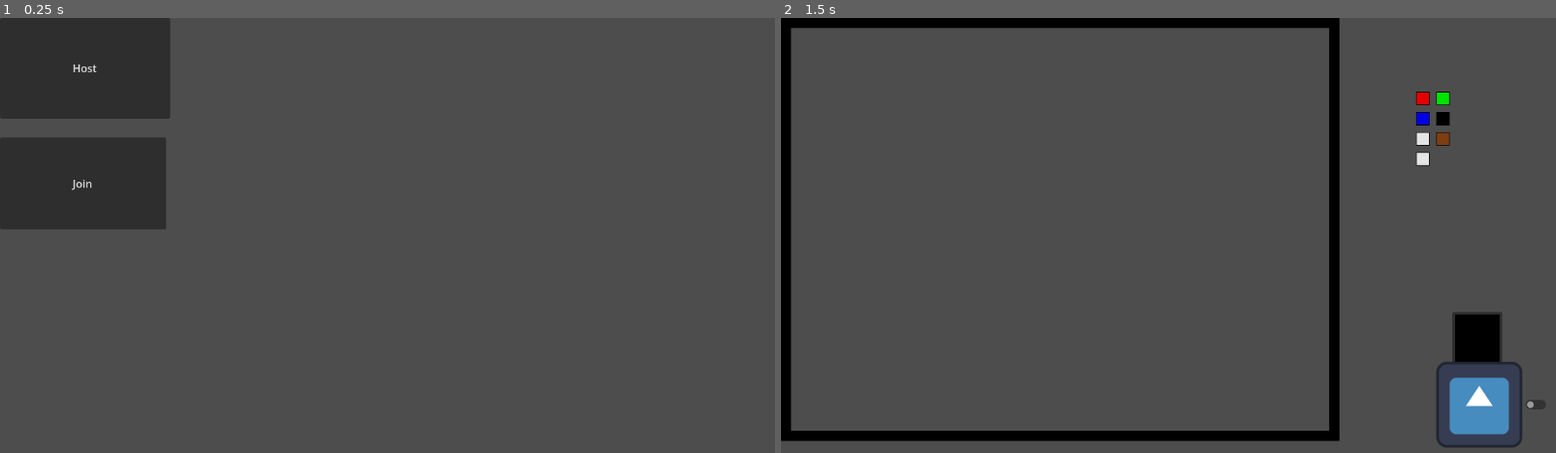
Above: before the commit, frames 1-2 (left to right).
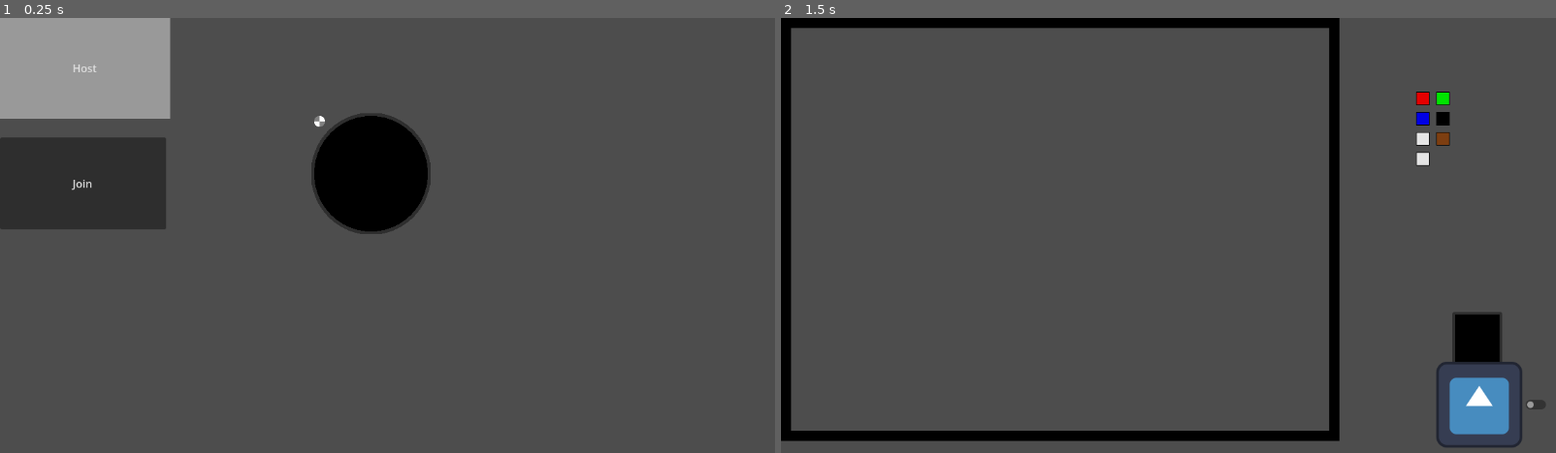
Above: after the commit, the same moments.

Repository: banana67676/Pitch-It-2025-2026
Game: Godot game, scene res://Scenes/Multiplayer Menu/Multiplayer_Menu.tscn
Two runs of this game, one before a commit and one after it. Both use one fixed random seed, a clock stepped at 60 frames per second and the inputs below. The engine's default icon, where the game draws it, is replaced by a stand-in: a white triangle on a blue panel in a dark square.
Inputs (mouse positions are in pixels of both pictures, inside the frame that each line leads up to):
- Up to frame 1 (0.25 s): no input
- Up to frame 2 (1.5 s): tap Enter at 0.5 s; move the mouse to (1339, 213) at 0.52 s; press the mouse at (1339, 213) at 0.53 s; release the mouse at (1339, 213) at 1.25 s; click "Host" at 1.25 s

The runs differ from the first frame. In frame 1, 8.5% of the frame differs, in the area x 0-56%, y 0-50%; in frame 2, nothing differs.

Commit message:
added a circle mask shader and applied it to the ColorPickerButton

Diff:
--- /dev/null
+++ b/Assets/Theme.tres
@@ -0,0 +1,7 @@
+[gd_resource type="Theme" load_steps=2 format=3 uid="uid://b7qrc55c1kxgl"]
+
+[sub_resource type="StyleBoxFlat" id="StyleBoxFlat_0nssd"]
+bg_color = Color(1.82897e-06, 0.672048, 0.779558, 1)
+
+[resource]
+ColorPickerButton/styles/normal = SubResource("StyleBoxFlat_0nssd")
--- /dev/null
+++ b/Assets/test_theme.tres
@@ -0,0 +1,6 @@
+[gd_resource type="Theme" load_steps=2 format=3 uid="uid://cvg5lo2itemby"]
+
+[sub_resource type="StyleBoxFlat" id="StyleBoxFlat_rbn7e"]
+
+[resource]
+Button/styles/normal = SubResource("StyleBoxFlat_rbn7e")
--- a/Scenes/Multiplayer Menu/Multiplayer_Menu.tscn
+++ b/Scenes/Multiplayer Menu/Multiplayer_Menu.tscn
@@ -1,7 +1,9 @@
-[gd_scene load_steps=3 format=3 uid="uid://bo3vx0ii1i20j"]
+[gd_scene load_steps=5 format=3 uid="uid://bo3vx0ii1i20j"]
 
 [ext_resource type="Script" path="res://Scenes/Multiplayer Menu/multiplayer_menu.gd" id="1_a2imu"]
 [ext_resource type="PackedScene" uid="uid://uusipllqkn41" path="res://Scenes/Multiplayer Menu/Player.tscn" id="2_r6qhr"]
+[ext_resource type="Theme" uid="uid://cvg5lo2itemby" path="res://Assets/test_theme.tres" id="3_s48ld"]
+[ext_resource type="PackedScene" uid="uid://cbndp01wsxkrr" path="res://UI/ColorPicker.tscn" id="4_aeojp"]
 
 [node name="Multiplayer_Menu" type="Node2D"]
 script = ExtResource("1_a2imu")
@@ -10,6 +12,7 @@
 [node name="Button" type="Button" parent="."]
 offset_right = 253.0
 offset_bottom = 150.0
+theme = ExtResource("3_s48ld")
 text = "Host
 "
 
@@ -23,5 +26,11 @@
 [node name="MultiplayerSpawner" type="MultiplayerSpawner" parent="."]
 spawn_path = NodePath("..")
 
+[node name="ColorPickerButton" parent="." instance=ExtResource("4_aeojp")]
+offset_left = 463.0
+offset_top = 142.0
+offset_right = 640.0
+offset_bottom = 322.0
+
 [connection signal="pressed" from="Button" to="." method="_on_button_pressed"]
 [connection signal="pressed" from="Button2" to="." method="_on_button_2_pressed"]
--- /dev/null
+++ b/UI/CircleShader.gdshader
@@ -0,0 +1,18 @@
+shader_type canvas_item;
+
+uniform float radius_scale: hint_range(0.0, 1.0, 0.1) = 0.5;
+uniform float width = 1;
+uniform float height = 1;
+
+void fragment() {
+    vec4 image = texture(TEXTURE, UV);
+    vec2 pos = vec2(UV.x * width, UV.y * height);
+    float radius = min(width, height) * radius_scale / 2.0;
+    float dist = length(pos - vec2(width / 2.0, height / 2.0));
+    if (dist > radius) {
+        image.a = 0.0;
+    }
+    vec4 color;
+    color = mix(image.rgba, COLOR.rgba, image.a);
+    COLOR.rgba = color.rgba;
+}
--- /dev/null
+++ b/UI/ColorPicker.tscn
@@ -0,0 +1,14 @@
+[gd_scene load_steps=3 format=3 uid="uid://cbndp01wsxkrr"]
+
+[ext_resource type="Shader" path="res://UI/CircleShader.gdshader" id="1_npug2"]
+
+[sub_resource type="ShaderMaterial" id="ShaderMaterial_8hfoa"]
+shader = ExtResource("1_npug2")
+shader_parameter/radius_scale = 1.0
+shader_parameter/width = 200.0
+shader_parameter/height = 200.0
+
+[node name="ColorPickerButton" type="ColorPickerButton"]
+material = SubResource("ShaderMaterial_8hfoa")
+offset_right = 200.0
+offset_bottom = 200.0
--- a/project.godot
+++ b/project.godot
@@ -25,7 +25,8 @@
 "res://Card/What/": "yellow",
 "res://Card/Who/": "blue",
 "res://Drawing/": "green",
-"res://Scenes/": "blue"
+"res://Scenes/": "blue",
+"res://UI/": "teal"
 }
 
 [input]
